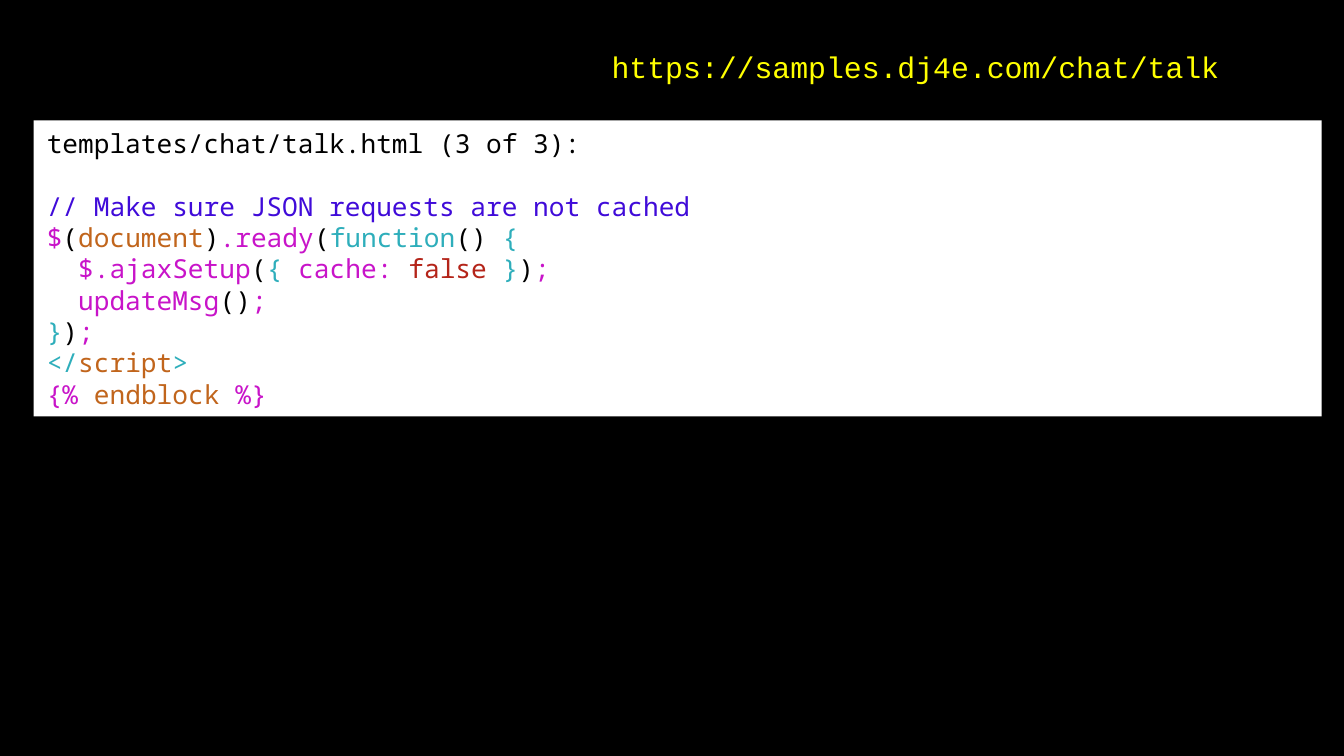
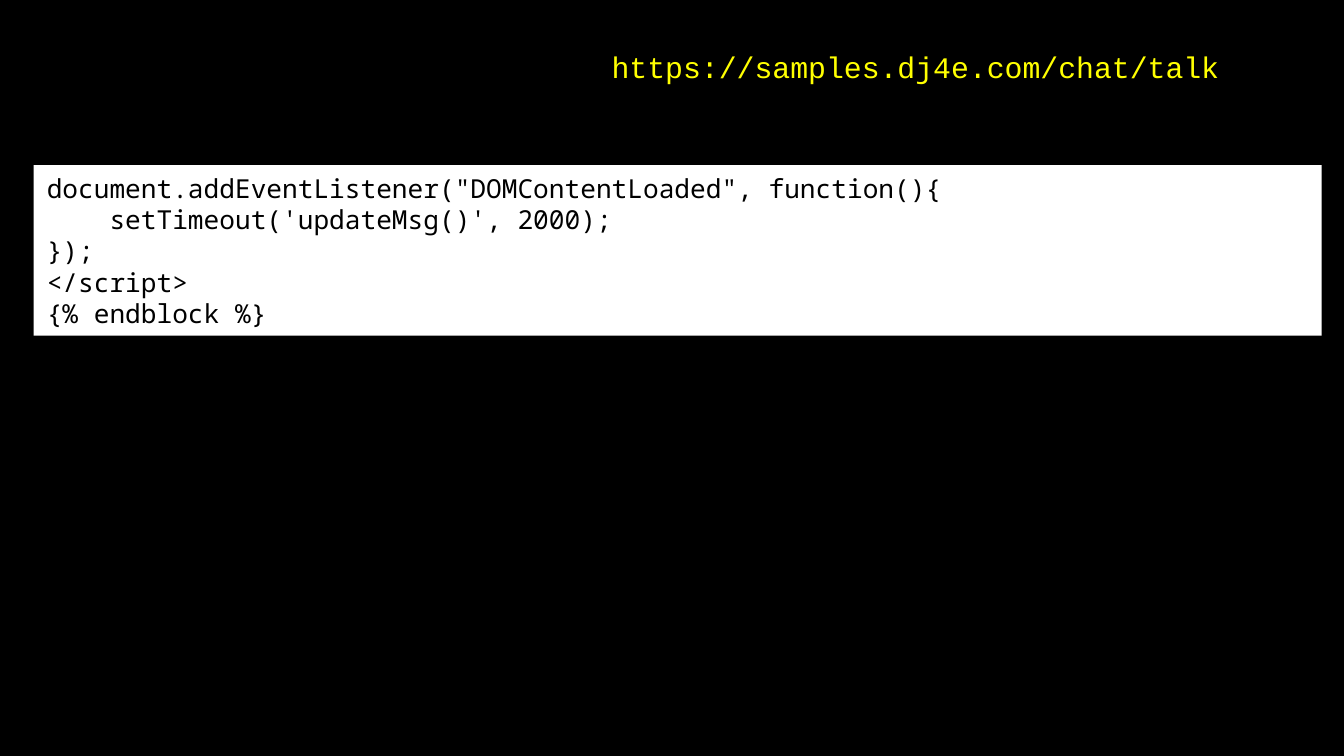
Before and after one commit to csev/dj4e, a slide deck: slide 22 of lectures/JS-04-AJAX-JSON.ppt. Drawn at 1344x756 pixels with LibreOffice and Linux fonts; fonts in the diff are those of the drawing. Boxes give left, top, right and bottom in pixels: in the first picture for what was removed or moved away, otherwise in the second. Text is boxed around its words. In the diff, an @@ line names an element or a change of style, - is before the commit and + after.

```diff
--- a/lectures/JS-04-AJAX-JSON.ppt
+++ b/lectures/JS-04-AJAX-JSON.ppt
@@ rectangle "document.addEventListener("DOMContentLoaded", function(){": place and size @@
-rectangle "document.addEventListener("DOMContentLoaded", function(){" at (34, 121, 1321, 417)
+rectangle "document.addEventListener("DOMContentLoaded", function(){" at (34, 165, 1321, 336)
@@ text in rectangle at (47, 178, 942, 236): text changed @@
-templates/chat/talk.html (3 of 3):
-// Make sure JSON requests are not cached
-$(document).ready(function() {
-$.ajaxSetup({ cache: false });
-updateMsg();
+document.addEventListener("DOMContentLoaded", function(){
+setTimeout('updateMsg()', 2000);
@@ text in rectangle at (47, 272, 220, 324): text colour #2EAEBB to #000000 in "});", "</script>"; text colour #C814C9 to #000000 in "});", "{% %}"; text colour #C1651C to #000000 in "</script>", "endblock" @@
```
Also in this commit, not shown: 3 other slides changed.
